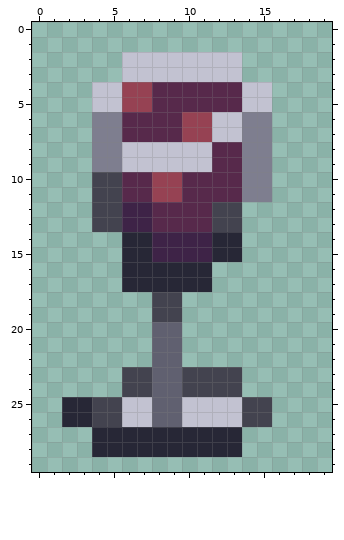
A pixel-art sprite gets an edit: Items/Consumables/AgedWine.png. Above is the file before it was changed.
The file is 20x30 pixels.
After:
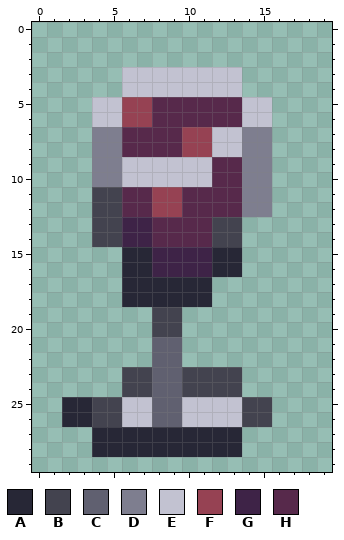
Palette (. is transparent): A #272736  B #43434f  C #606070  D #7e7e8f  E #c2c2d1  F #964253  G #3e2347  H #57294b
Edits made:
@@ x 0..19 @@
  1 ....................
- 2 ......EEEEEEEE......
+ 2 ....................
  3 ......EEEEEEEE......
- 4 ....EEFFHHHHHHEE....
+ 4 ......EEEEEEEE......
  5 ....EEFFHHHHHHEE....
- 6 ....DDHHHHFFEEDD....
+ 6 ....EEFFHHHHHHEE....
  7 ....DDHHHHFFEEDD....
- 8 ....DDEEEEEEHHDD....
+ 8 ....DDHHHHFFEEDD....
  9 ....DDEEEEEEHHDD....
-10 ....BBHHFFHHHHDD....
+10 ....DDEEEEEEHHDD....
 11 ....BBHHFFHHHHDD....
-12 ....BBGGHHHHBB......
+12 ....BBHHFFHHHHDD....
 13 ....BBGGHHHHBB......
-14 ......AAGGGGAA......
+14 ....BBGGHHHHBB......
 15 ......AAGGGGAA......
-16 ......AAAAAA........
+16 ......AAGGGGAA......
 17 ......AAAAAA........
-18 ........BB..........
+18 ......AAAAAA........
 19 ........BB..........
-20 ........CC..........
+20 ........BB..........
 21 ........CC..........
Pixel boxes of the changes (left, top, right, bottom) in both pictures:
changed: (92, 52, 272, 337)
